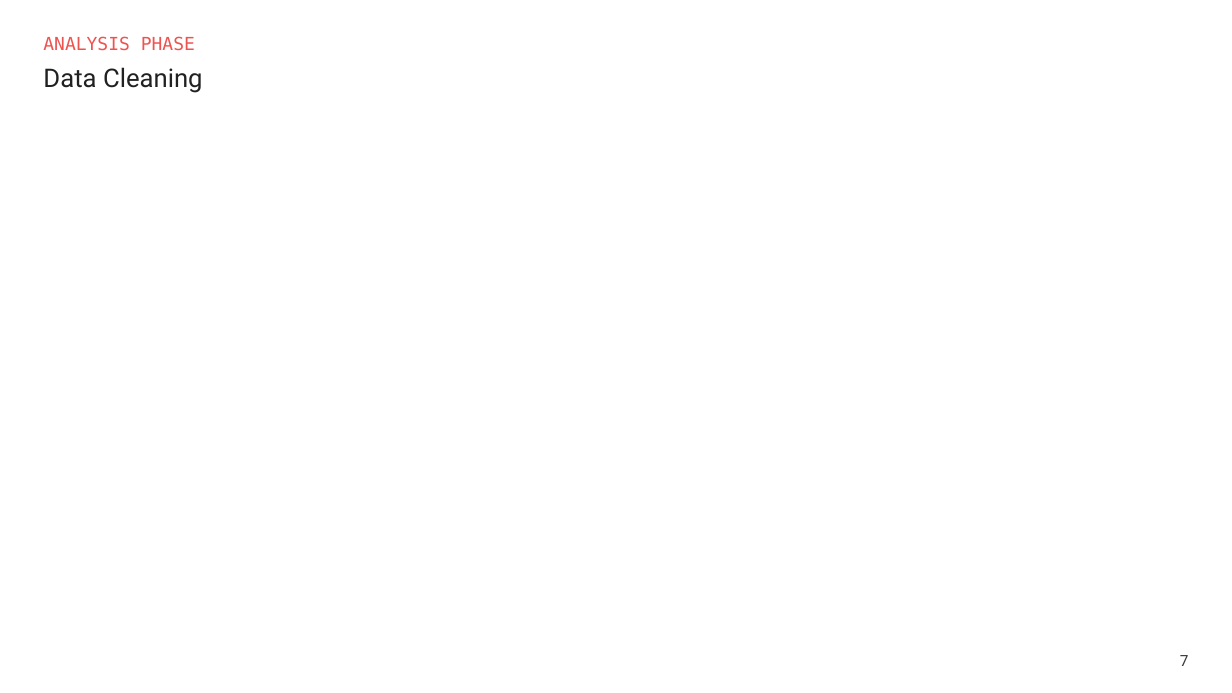
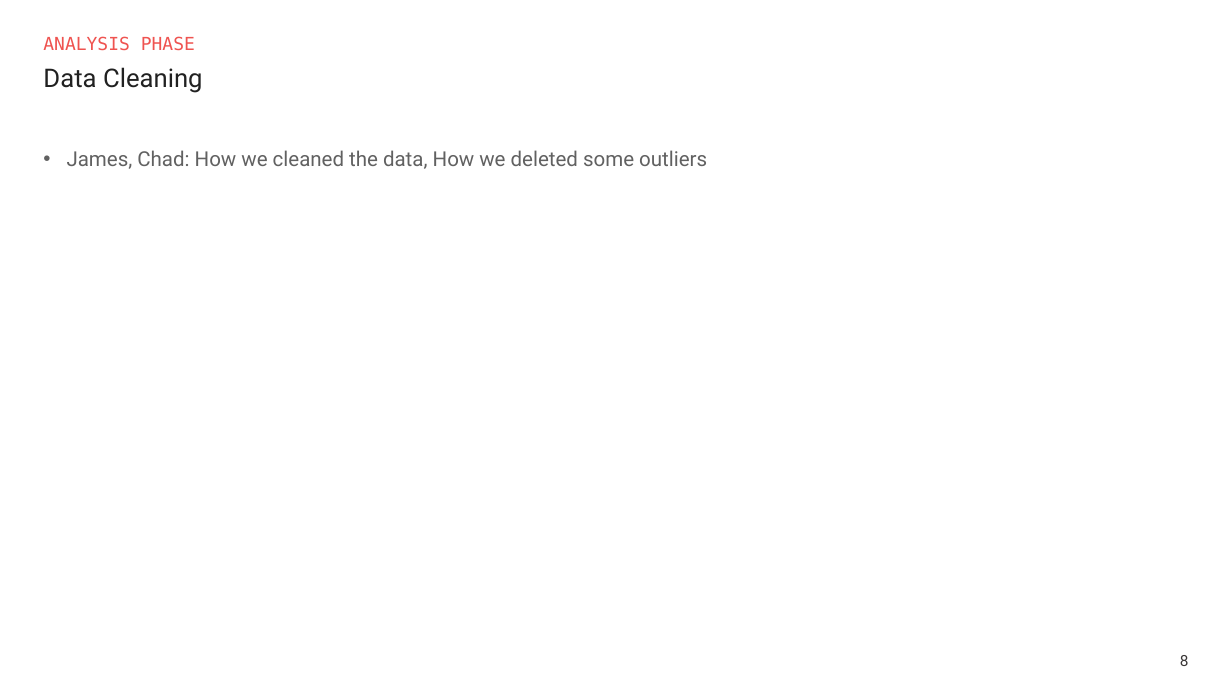
Before and after one commit to AlexGalczak/ML-Ames, a slide deck: slide 8 of ppt/ML-Ames.pptx (slide 7 before the commit). Drawn at 1232x693 pixels with LibreOffice and Linux fonts; fonts in the diff are those of the drawing. Boxes give left, top, right and bottom in pixels: in the first picture for what was removed or moved away, otherwise in the second. Text is boxed around its words. In the diff, an @@ line names an element or a change of style, - is before the commit and + after.

Commit message:
update ml part - chad

```diff
--- a/ppt/ML-Ames.pptx
+++ b/ppt/ML-Ames.pptx
@@ text added at (67,150,707,169), 16 pt, text #616161 @@
+• James, Chad: How we cleaned the data, How we deleted some outliers
@@ page number at (1180,655,1189,666): text changed @@
-7
+8
```
Also in this commit, not shown: 8 other slides changed, 1 slide added, 2 other files.
